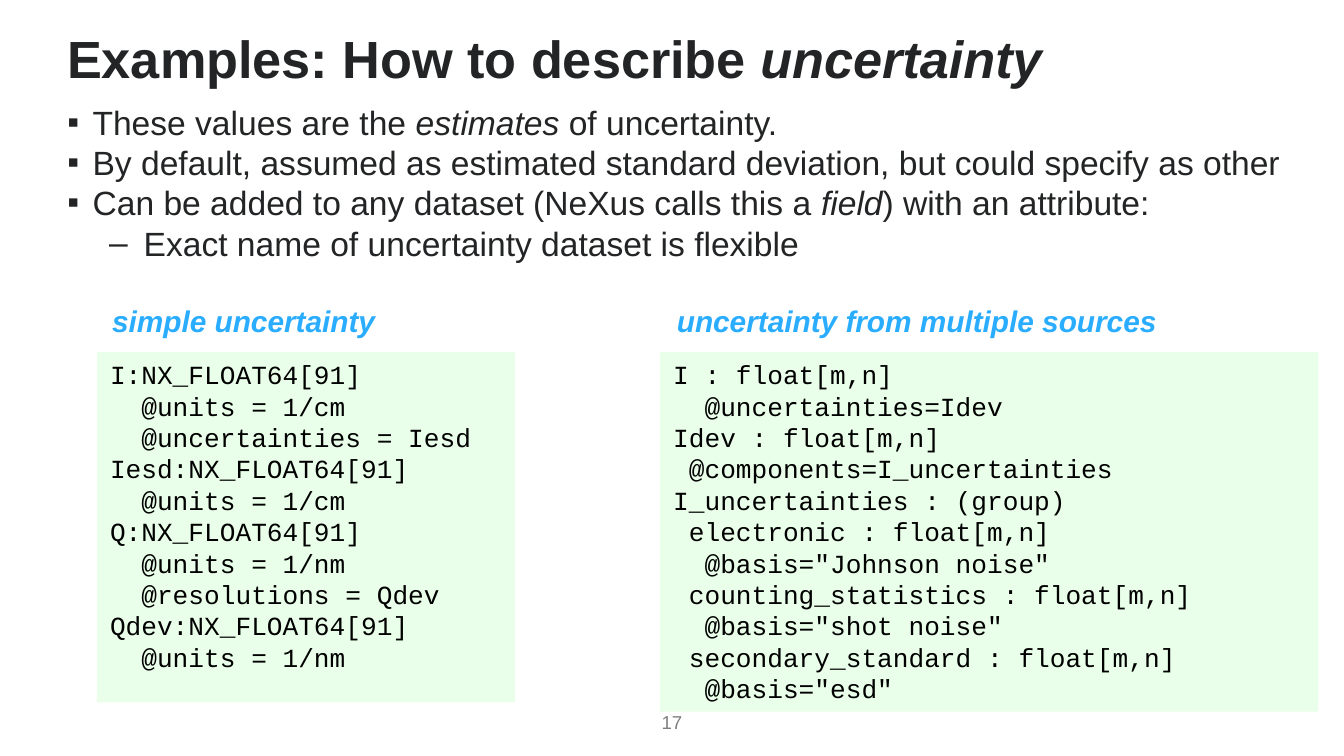
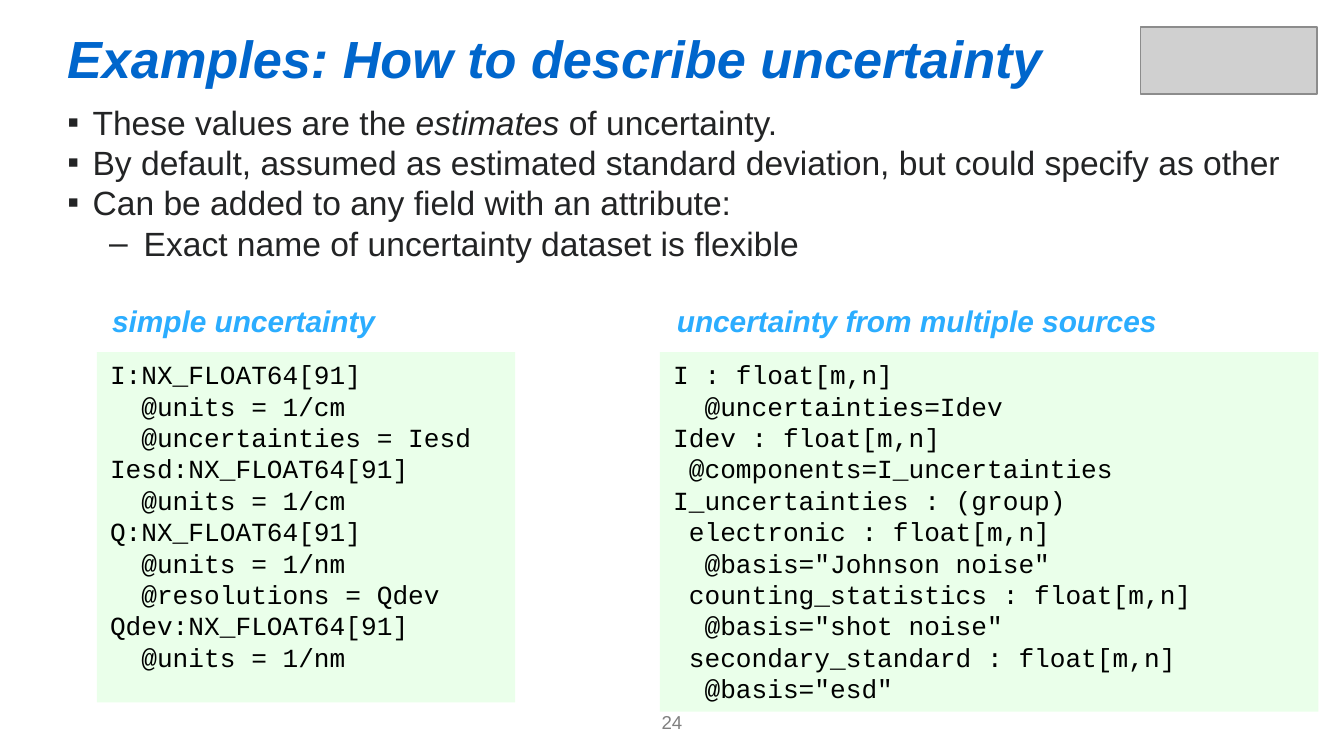
Before and after one commit to nexusformat/communications, a slide deck: slide 24 of 2017/NeXus-Intro.odp (slide 17 before the commit). Drawn at 1344x756 pixels with LibreOffice and Linux fonts; fonts in the diff are those of the drawing; grey boxes stand for pictures. Boxes give left, top, right and bottom in pixels: in the first picture for what was removed or moved away, otherwise in the second. Text is boxed around its words. In the diff, an @@ line names an element or a change of style, - is before the commit and + after.

```diff
--- a/2017/NeXus-Intro.odp
+++ b/2017/NeXus-Intro.odp
@@ text "Examples: How to describe uncertainty" at (67,40,1041,88): text colour #232425 to #0066CC; italic on in "Examples: How to describe" @@
@@ picture added at (1141,27,1317,94) @@
@@ text at (93,190,731,221): text changed @@
-▪ Can be added to any dataset (NeXus calls this a field) with an attribute:
+▪ Can be added to any field with an attribute:
@@ page number at (662,716,683,729): text changed @@
-17
+24
```
Also in this commit, not shown: 18 other slides changed, 11 slides added, 6 slides removed, 1 other file.
